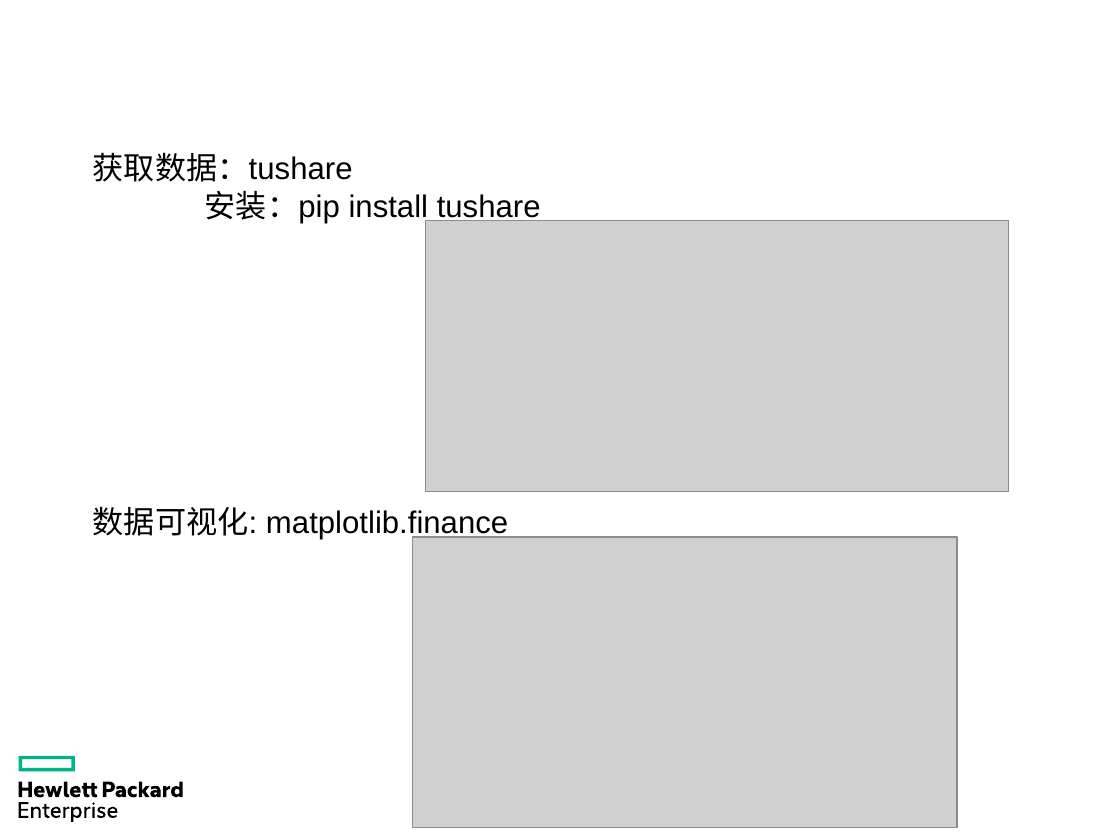
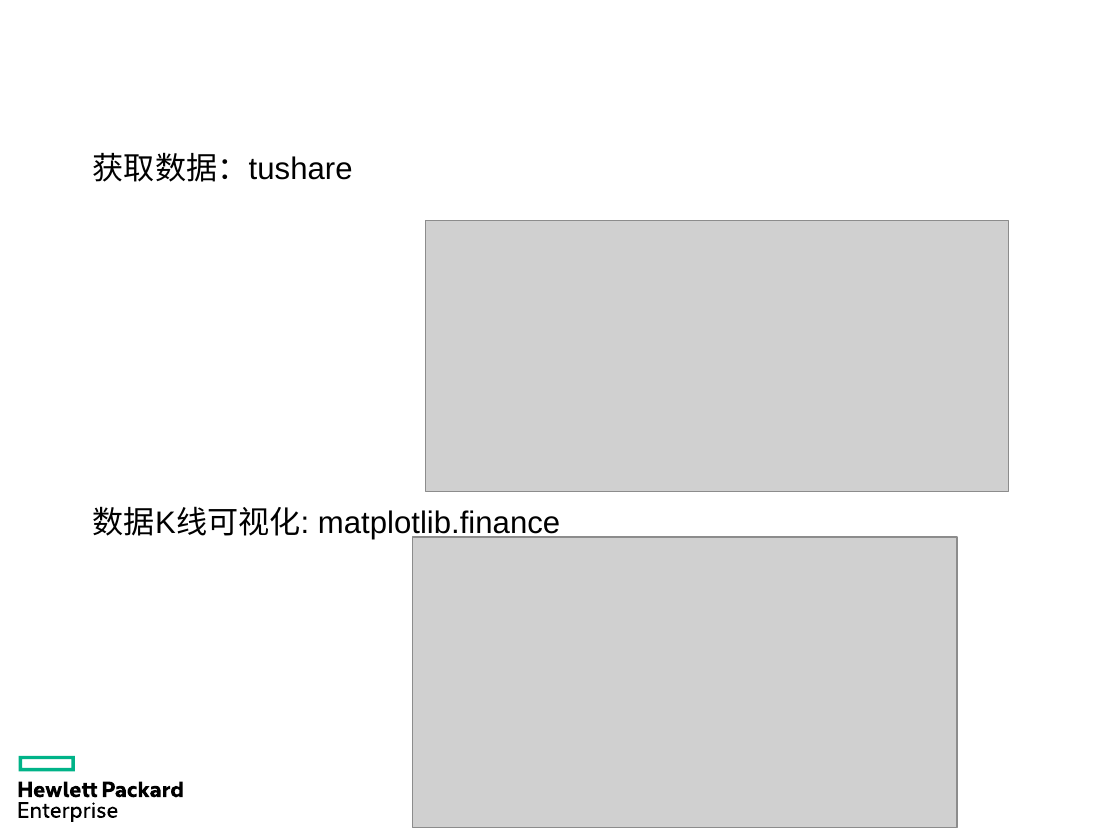
Before and after one commit to chrgu000/JuXin, a slide deck: slide 20 of Original/Files/慧与大数据/量化投资交易.pptx (slide 19 before the commit). Drawn at 1120x840 pixels with LibreOffice and Linux fonts; fonts in the diff are those of the drawing; grey boxes stand for pictures; background and template pictures are left out. Boxes give left, top, right and bottom in pixels: in the first picture for what was removed or moved away, otherwise in the second. Text is boxed around its words. In the diff, an @@ line names an element or a change of style, - is before the commit and + after.

Commit message:
ppt

```diff
--- a/Original/Files/慧与大数据/量化投资交易.pptx
+++ b/Original/Files/慧与大数据/量化投资交易.pptx
@@ text at [205,191,541,224]: paragraph removed @@
-安装：pip install tushare
@@ text at [93,506,560,539]: text changed @@
-数据可视化: matplotlib.finance
+数据K线可视化: matplotlib.finance
```
Also in this commit, not shown: 1 other slide changed, 7 slides added, 6 other files.
